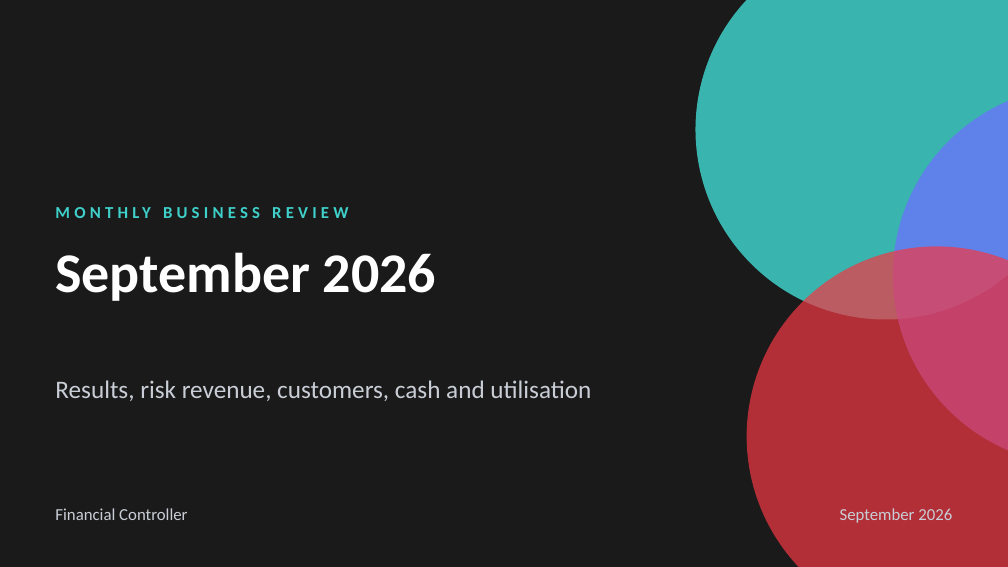
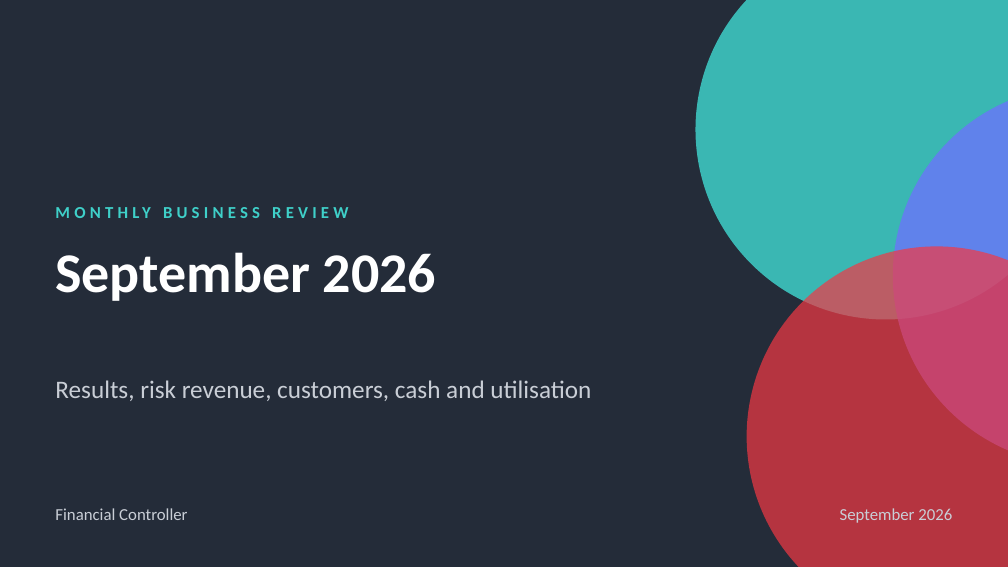
Before and after one commit to WesleyNelson-O33/Claude, a slide deck: slide 1 of deck/CTS Monthly Business Review - September 2026.pptx. Drawn at 1008x567 pixels with LibreOffice and Linux fonts; fonts in the diff are those of the drawing; background and template pictures are left out. Boxes give left, top, right and bottom in pixels: in the first picture for what was removed or moved away, otherwise in the second. Text is boxed around its words. In the diff, an @@ line names an element or a change of style, - is before the commit and + after.

```diff
--- a/deck/CTS Monthly Business Review - September 2026.pptx
+++ b/deck/CTS Monthly Business Review - September 2026.pptx
@@ background #1A1A1A to #242C39 @@
```
Also in this commit, not shown: 17 other slides changed, 1 other file.
